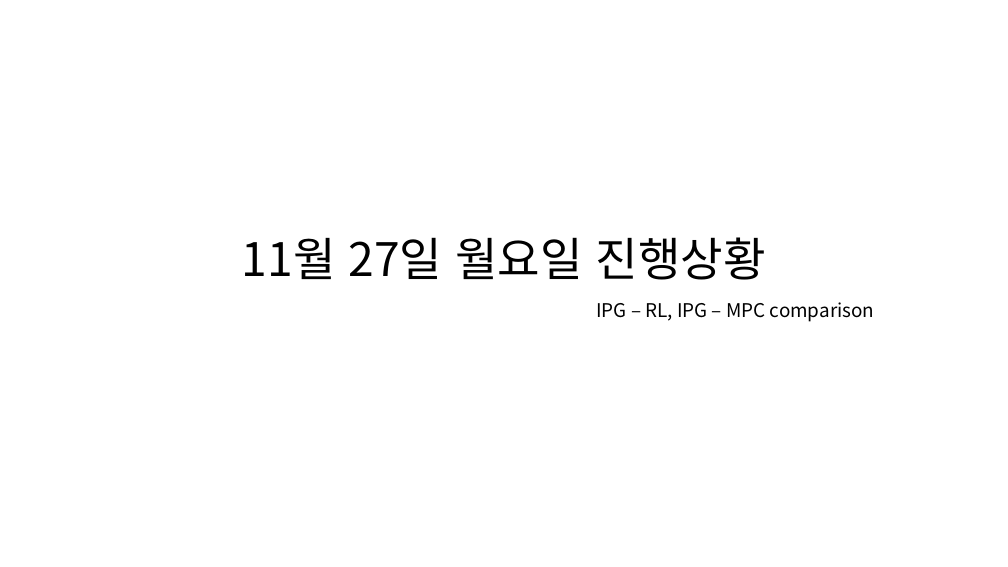
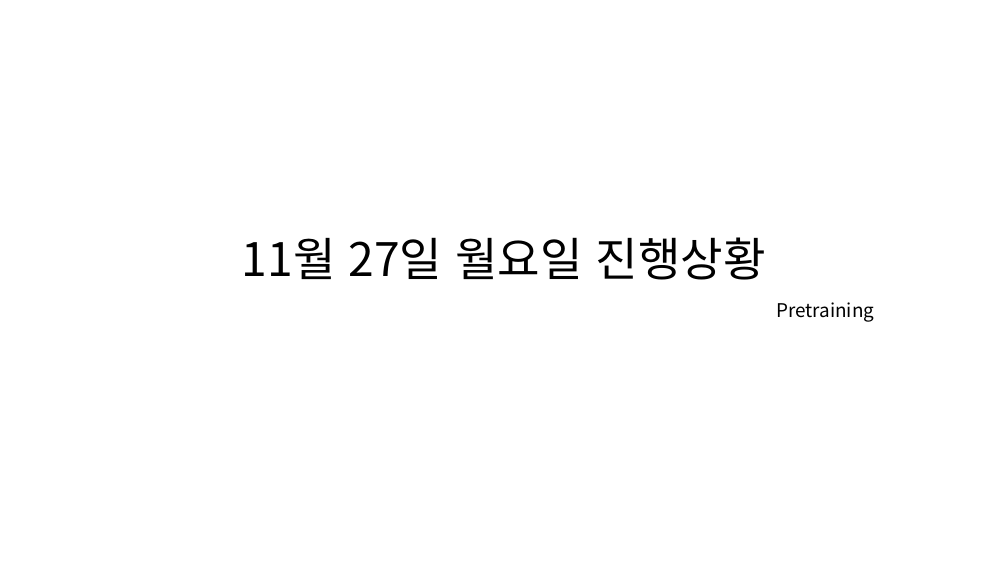
Before and after one commit to HAN2496/CarMakerResults, a slide deck: slide 1 of 1126Report/1126Report.pptx. Drawn at 1008x567 pixels with LibreOffice and Linux fonts; fonts in the diff are those of the drawing. Boxes give left, top, right and bottom in pixels: in the first picture for what was removed or moved away, otherwise in the second. Text is boxed around its words. In the diff, an @@ line names an element or a change of style, - is before the commit and + after.

```diff
--- a/1126Report/1126Report.pptx
+++ b/1126Report/1126Report.pptx
@@ subtitle at bbox=[776, 302, 874, 322]: text changed @@
-IPG – RL, IPG – MPC comparison
+Pretraining
```
Also in this commit, not shown: 1 slide removed.
